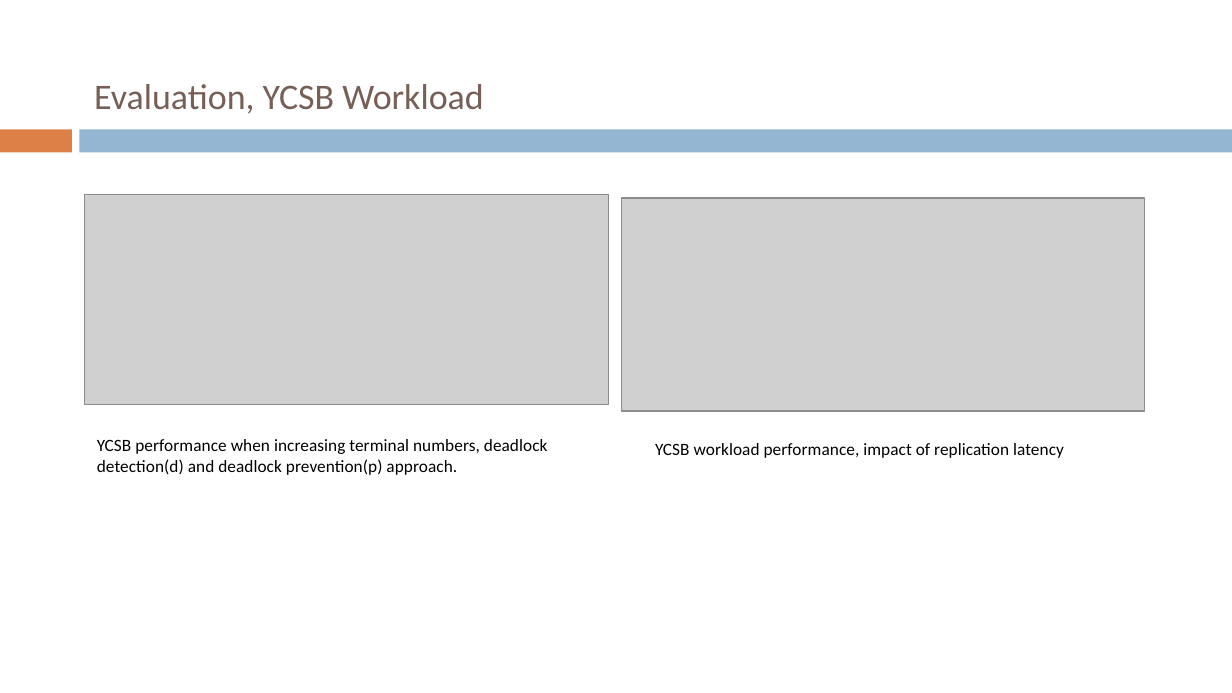
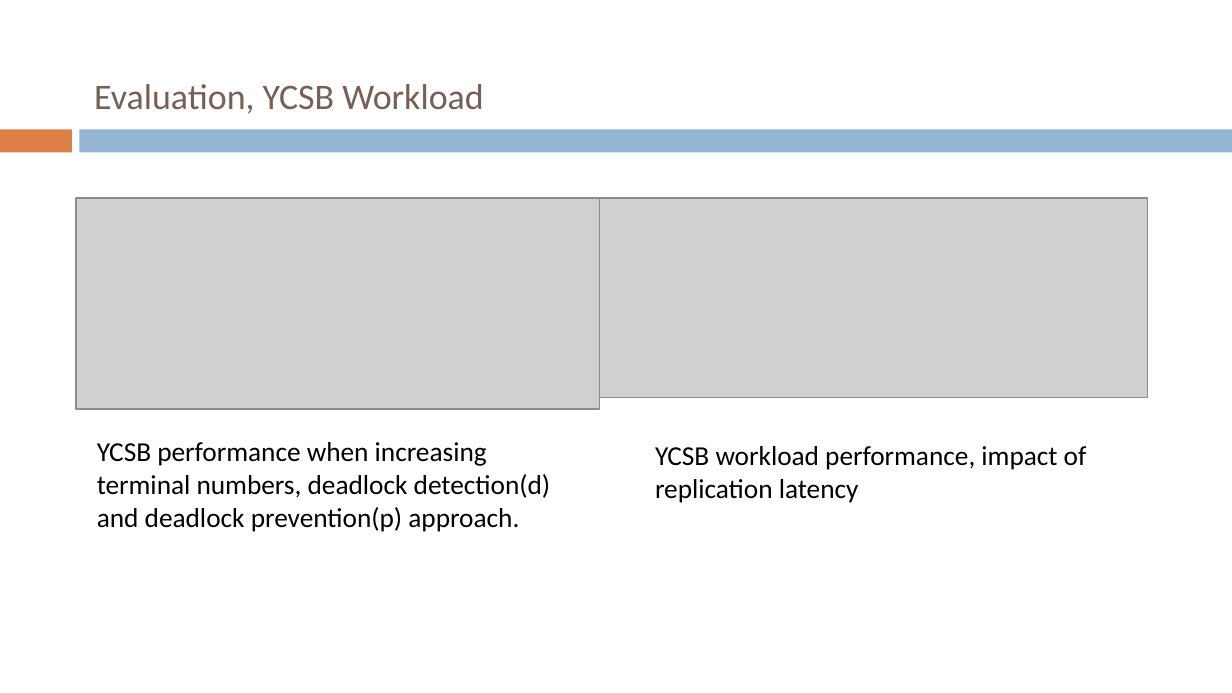
Before and after one commit to ybbh/dlv, a slide deck: slide 12 of ppt/DLV.pptx. Drawn at 1232x693 pixels with LibreOffice and Linux fonts; fonts in the diff are those of the drawing; grey boxes stand for pictures. Boxes give left, top, right and bottom in pixels: in the first picture for what was removed or moved away, otherwise in the second. Text is boxed around its words. In the diff, an @@ line names an element or a change of style, - is before the commit and + after.

```diff
--- a/ppt/DLV.pptx
+++ b/ppt/DLV.pptx
@@ picture: place and size @@
-picture at box(85, 195, 609, 404)
+picture at box(76, 198, 600, 409)
@@ picture: place and size @@
-picture at box(621, 198, 1145, 411)
+picture at box(600, 198, 1148, 398)
@@ text "YCSB performance when increasing terminal ..." at box(97, 442, 551, 532): size 10.1 to 16 pt @@
@@ text "YCSB workload performance, impact of ..." at box(655, 446, 1087, 503): size 10.1 to 16 pt @@
```
Also in this commit, not shown: 2 other slides changed, 2 slides added, 1 other file.
